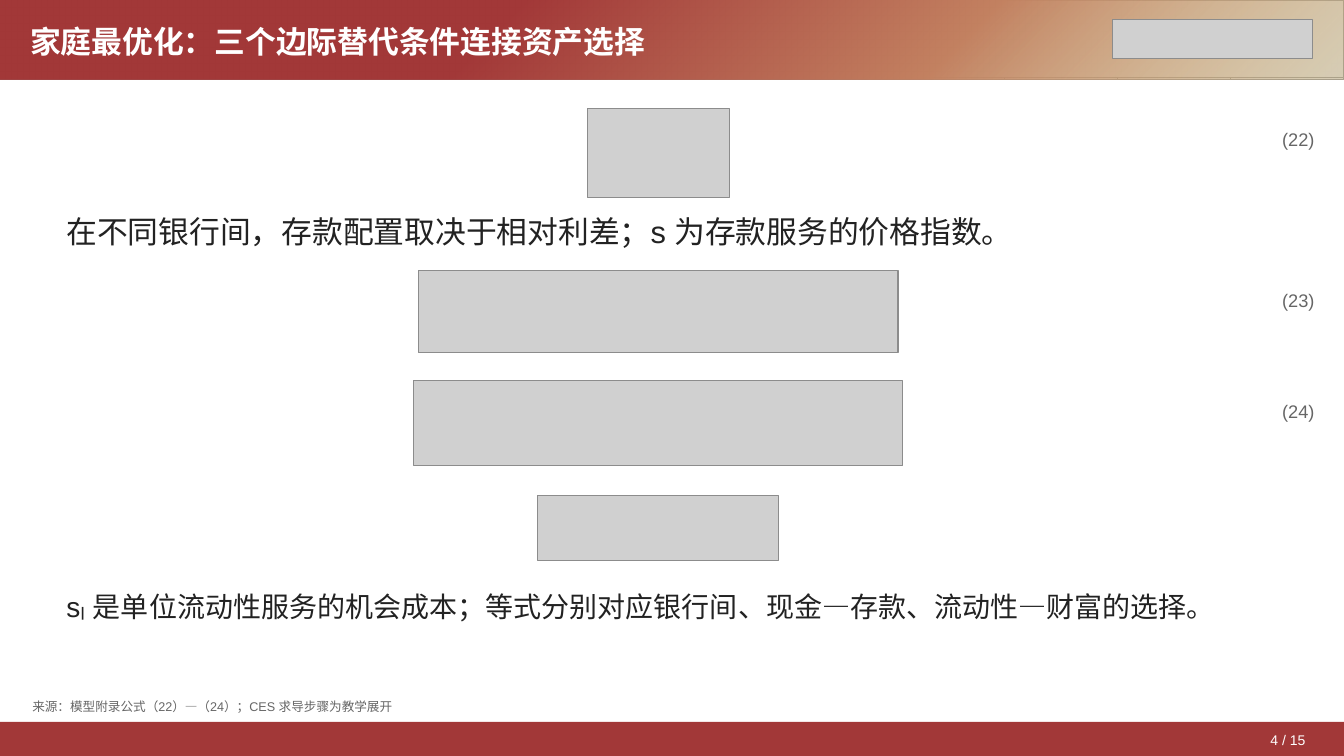
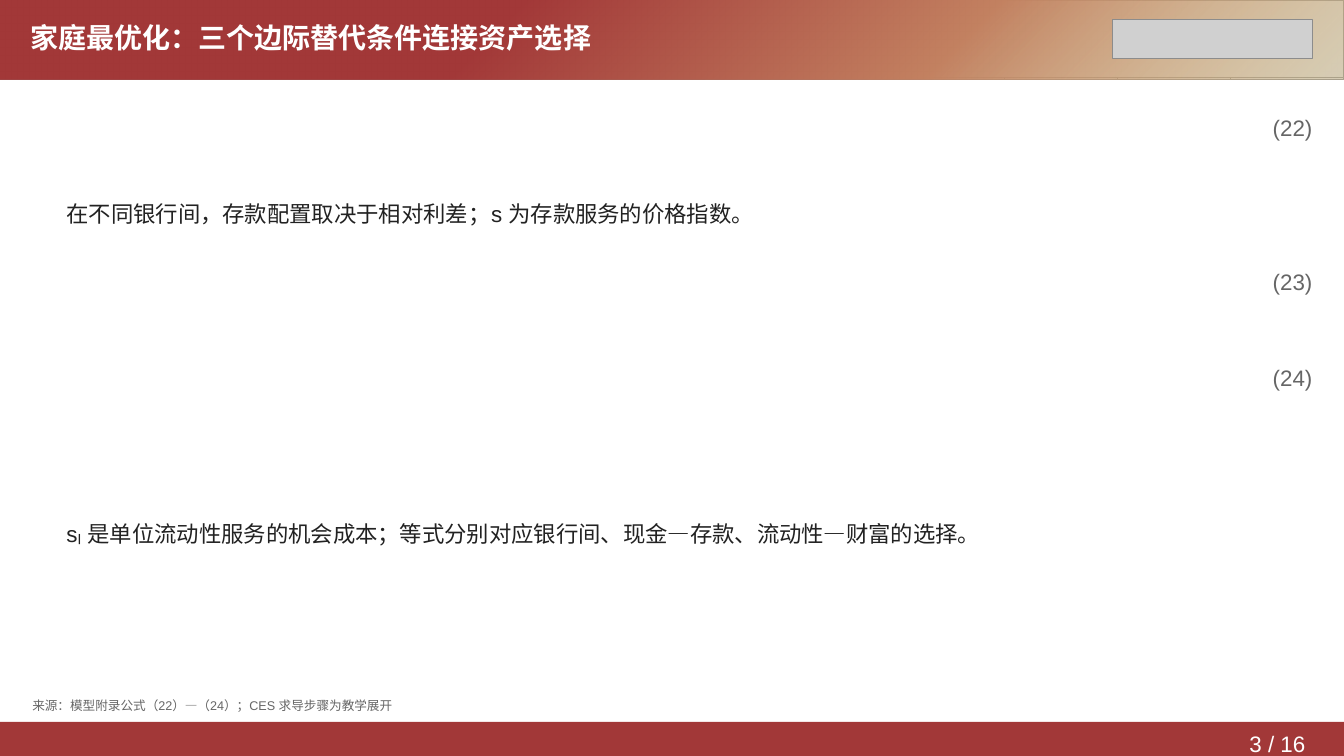
Before and after one commit to Yutingee/trial, a slide deck: slide 3 of deliverables/DepositsChannel-Model.pptx (slide 4 before the commit). Drawn at 1344x756 pixels with LibreOffice and Linux fonts; fonts in the diff are those of the drawing; grey boxes stand for pictures. Boxes give left, top, right and bottom in pixels: in the first picture for what was removed or moved away, otherwise in the second. Text is boxed around its words. In the diff, an @@ line names an element or a change of style, - is before the commit and + after.

```diff
--- a/deliverables/DepositsChannel-Model.pptx
+++ b/deliverables/DepositsChannel-Model.pptx
@@ text "家庭最优化：三个边际替代条件连接资产选择" at [30, 24, 591, 51]: size 22 to 20 pt; line spacing 1.2 to 1.15 @@
@@ picture removed at [588, 109, 730, 198] @@
@@ text "(22)": place and size @@
-text "(22)" at [1282, 133, 1314, 150]
+text "(22)" at [1273, 120, 1313, 141]
@@ text "在不同银行间，存款配置取决于相对利差；s 为存款服务的价格指数。": place and size @@
-text "在不同银行间，存款配置取决于相对利差；s 为存款服务的价格指数。" at [66, 217, 1013, 248]
+text "在不同银行间，存款配置取决于相对利差；s 为存款服务的价格指数。" at [66, 203, 754, 226]
@@ text "在不同银行间，存款配置取决于相对利差；s 为存款服务的价格指数。" at [66, 203, 754, 226]: size 22 to 16 pt; line spacing 1.2 to 1.15 @@
@@ text "(23)": place and size @@
-text "(23)" at [1282, 294, 1314, 311]
+text "(23)" at [1273, 274, 1313, 295]
@@ picture removed at [418, 270, 898, 353] @@
@@ picture removed at [413, 381, 902, 466] @@
@@ size 13 to 16 pt; line spacing 1.2 to 1.15 in 3 elements at [1273, 274, 1313, 295], [1273, 120, 1313, 141], [1273, 370, 1313, 391] @@
@@ text "(24)": place and size @@
-text "(24)" at [1282, 405, 1314, 422]
+text "(24)" at [1273, 370, 1313, 391]
@@ picture removed at [538, 496, 779, 561] @@
@@ text "sₗ 是单位流动性服务的机会成本；等式分别对应银行间、现金—存款、流动性—财富的选择。": place and size @@
-text "sₗ 是单位流动性服务的机会成本；等式分别对应银行间、现金—存款、流动性—财富的选择。" at [93, 593, 1215, 621]
+text "sₗ 是单位流动性服务的机会成本；等式分别对应银行间、现金—存款、流动性—财富的选择。" at [88, 523, 981, 546]
@@ text "sₗ 是单位流动性服务的机会成本；等式分别对应银行间、现金—存款、流动性—财富的选择。" at [88, 523, 981, 546]: size 20 to 16 pt; line spacing 1.2 to 1.15 @@
@@ text at [1249, 736, 1305, 752]: text changed; size 10 to 16 pt @@
-4 / 15
+3 / 16
```
Also in this commit, not shown: 12 other slides changed, 3 slides added, 2 slides removed, 2 other files.
